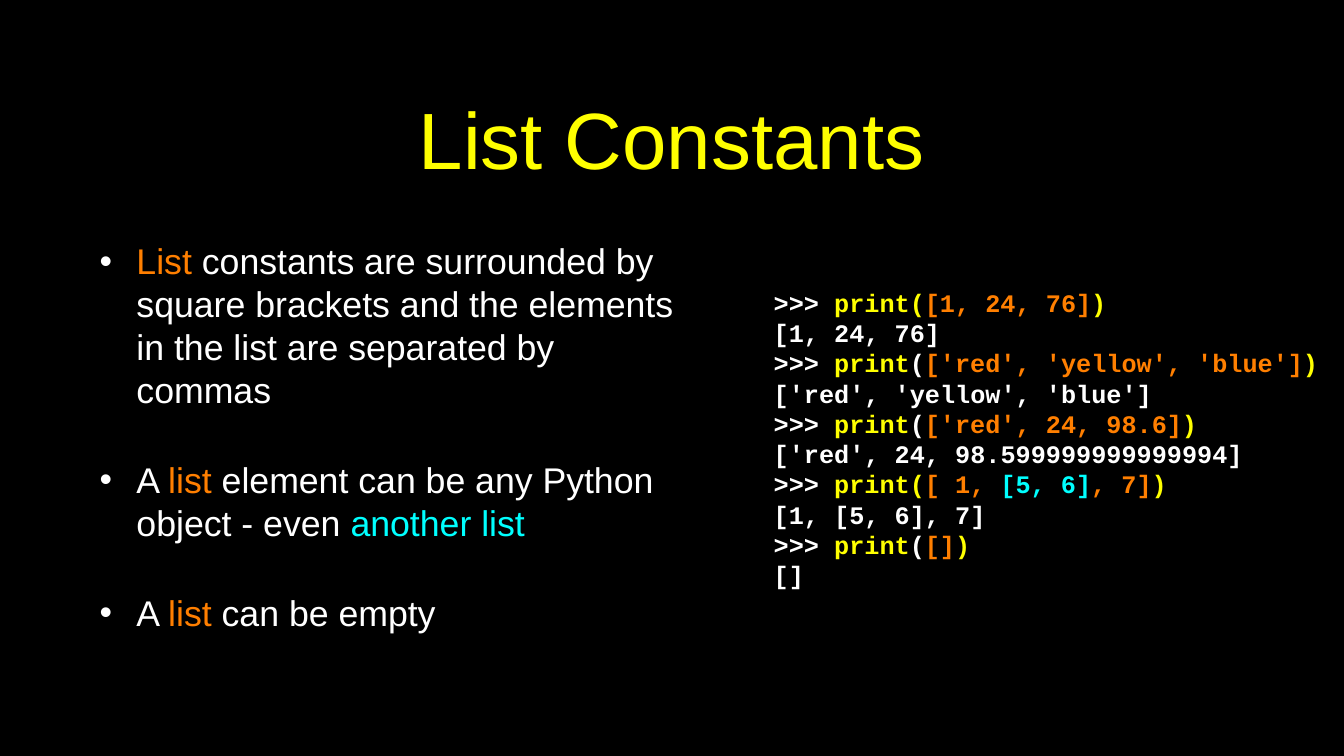
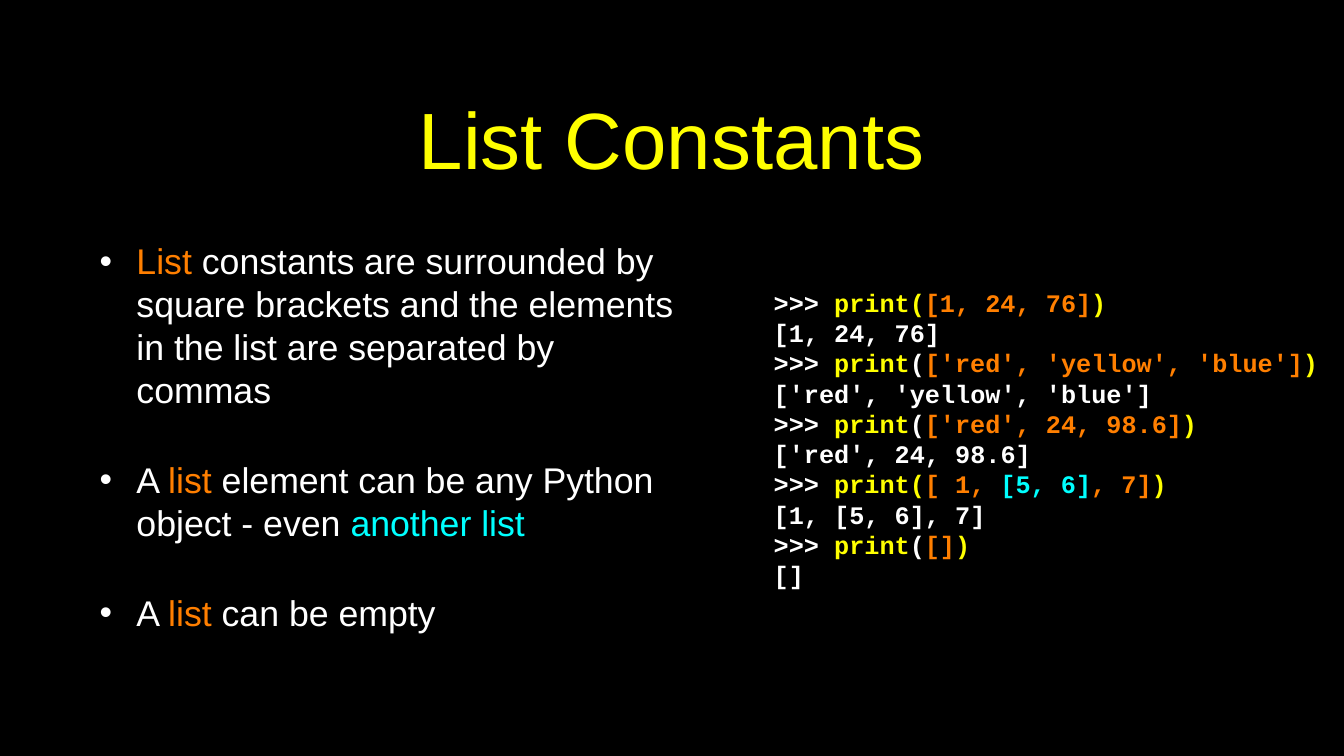
Before and after one commit to csev/py4e, a slide deck: slide 4 of lectures3/Pythonlearn-08-Lists.pptx. Drawn at 1344x756 pixels with LibreOffice and Linux fonts; fonts in the diff are those of the drawing. Boxes give left, top, right and bottom in pixels: in the first picture for what was removed or moved away, otherwise in the second. Text is boxed around its words. In the diff, an @@ line names an element or a change of style, - is before the commit and + after.

```diff
--- a/lectures3/Pythonlearn-08-Lists.pptx
+++ b/lectures3/Pythonlearn-08-Lists.pptx
@@ text at (774,445,1031,469): text changed @@
-['red', 24, 98.599999999999994]
+['red', 24, 98.6]
```
Also in this commit, not shown: 1 other slide changed, 3 other files.
